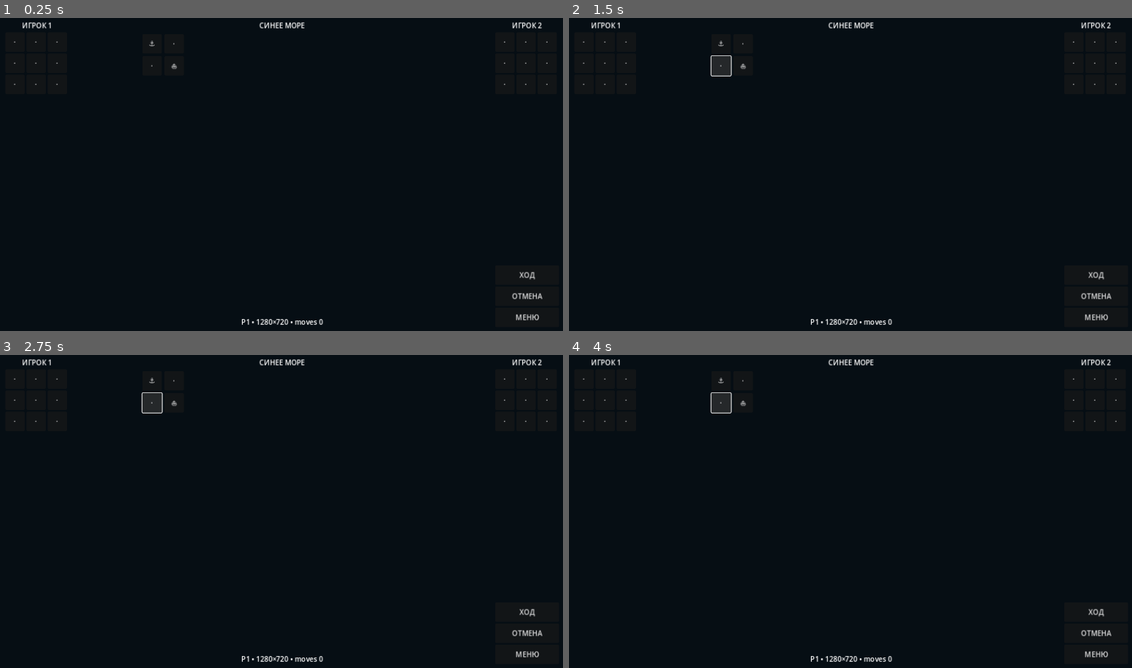
Above: before the commit, frames 1-4 (two rows, left to right).
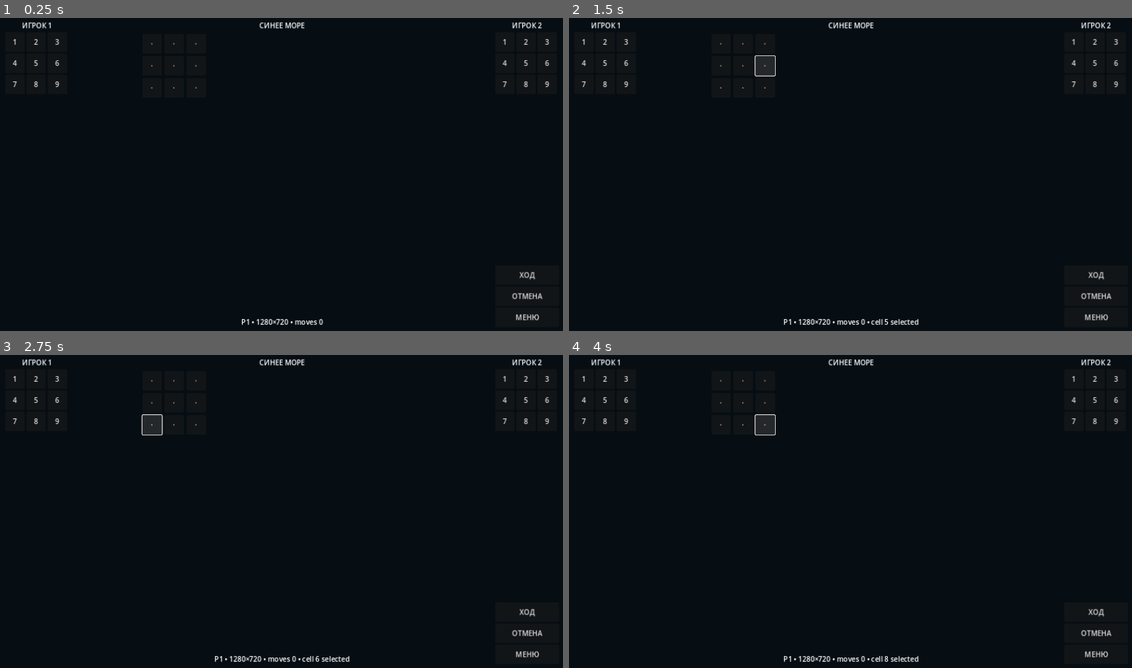
Above: after the commit, the same moments.

Repository: namelessdhamma/namelessdhamma.github.io
Game: Godot game, scene res://main.tscn
The game is run twice, just before and just after one commit, with the same random seed, the same clock (stepped at 60 frames per second) and the same inputs.
Inputs:
- Up to frame 1 (0.25 s): no input
- Up to frame 2 (1.5 s): click "·" at 0.5 s; click "·" at 1.25 s
- Up to frame 3 (2.75 s): click "·" at 2 s
- Up to frame 4 (4 s): click "·" at 2.75 s; click "·" at 3.5 s

The runs differ from the first frame. In frame 1, 0.2% of the frame differs, in the area x 2-98%, y 6-23%; in frame 2, 0.8%; in frame 3, 0.8%, in the area x 2-98%, y 6-99%; in frame 4, 0.8%.
Error before the commit: Invalid access to property or key 'pressed' on a base object of type 'null instance'. (res://scripts/main.gd:16)

Commit message:
Blue Sea: add canonical 3x3 board cells

Diff:
--- a/sinee-more-godot/main.tscn
+++ b/sinee-more-godot/main.tscn
@@ -70,7 +70,7 @@
 
 [node name="Board" type="GridContainer" parent="SafeArea/Landscape/Center/BoardAspect"]
 layout_mode = 2
-columns = 2
+columns = 3
 theme_override_constants/h_separation = 6
 theme_override_constants/v_separation = 6
 
@@ -198,3 +198,23 @@
 [node name="R22" type="Button" parent="SafeArea/Landscape/RightRail/ReserveTwo"]
 custom_minimum_size = Vector2(44, 44)
 text = "·"
+
+[node name="Cell02" type="Button" parent="SafeArea/Landscape/Center/BoardAspect/Board"]
+text = "·"
+custom_minimum_size = Vector2(44,44)
+
+[node name="Cell12" type="Button" parent="SafeArea/Landscape/Center/BoardAspect/Board"]
+text = "·"
+custom_minimum_size = Vector2(44,44)
+
+[node name="Cell20" type="Button" parent="SafeArea/Landscape/Center/BoardAspect/Board"]
+text = "·"
+custom_minimum_size = Vector2(44,44)
+
+[node name="Cell21" type="Button" parent="SafeArea/Landscape/Center/BoardAspect/Board"]
+text = "·"
+custom_minimum_size = Vector2(44,44)
+
+[node name="Cell22" type="Button" parent="SafeArea/Landscape/Center/BoardAspect/Board"]
+text = "·"
+custom_minimum_size = Vector2(44,44)
